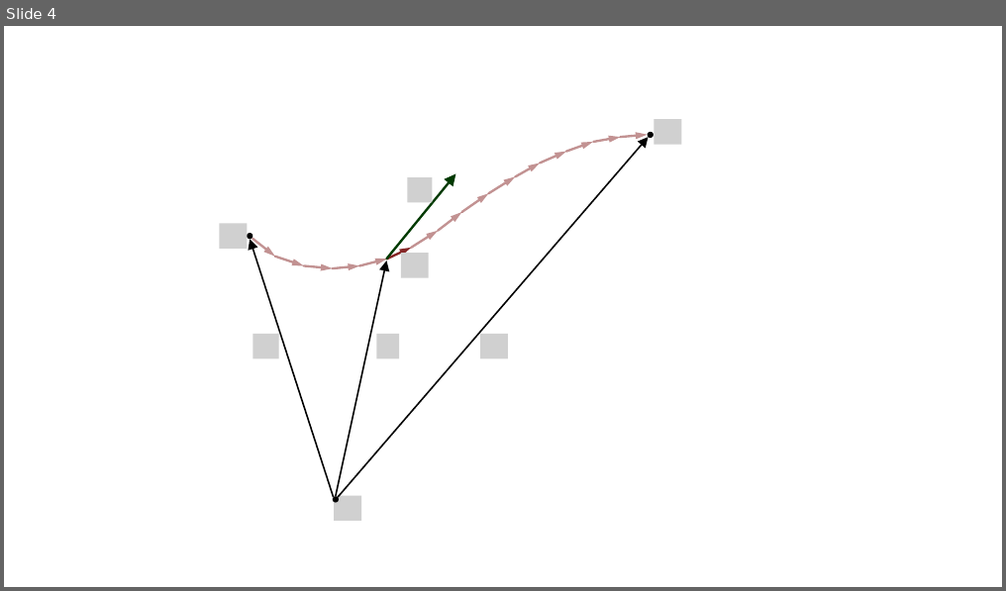
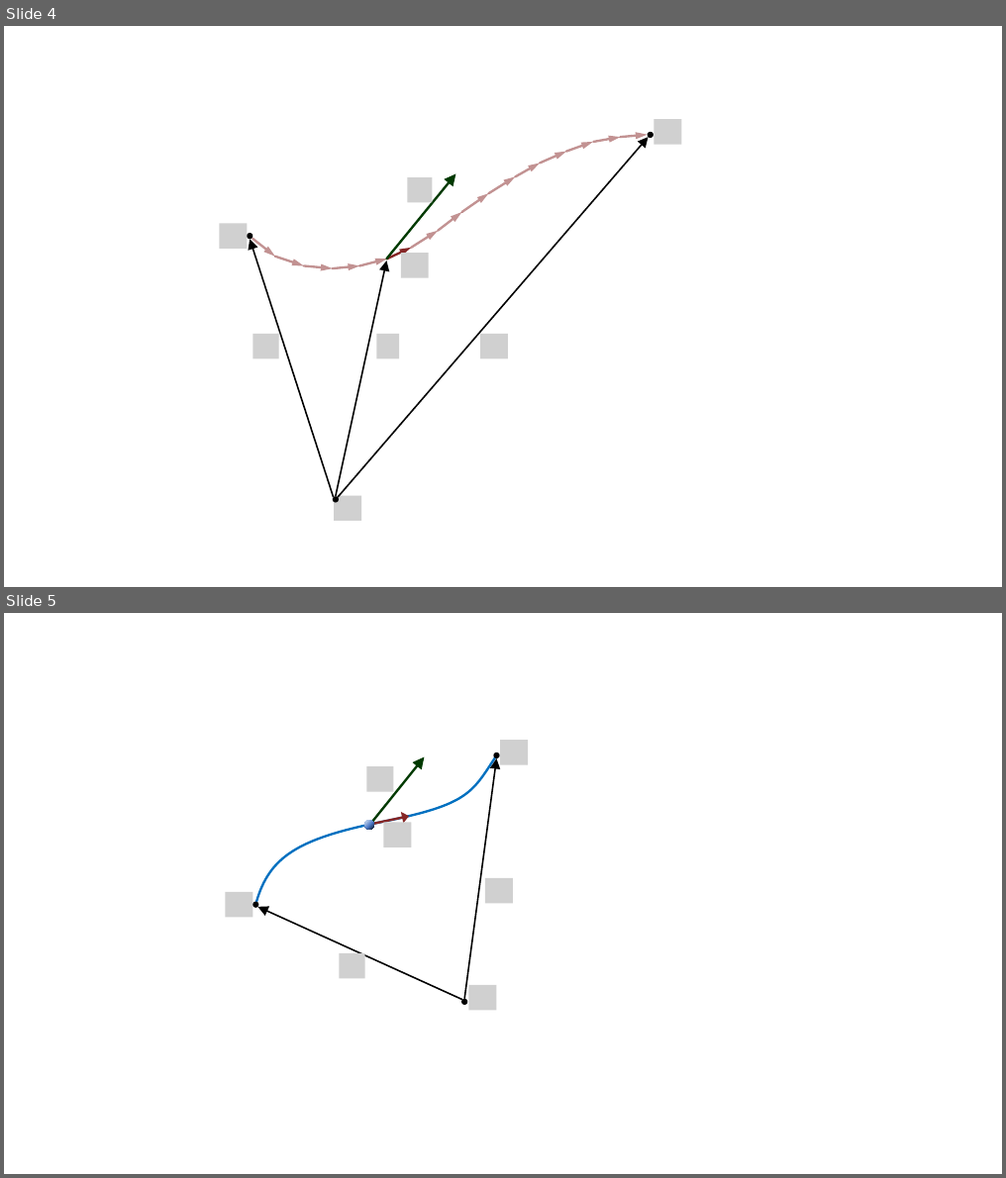
Before and after one commit to pararover/PHY01MJMN01R04_Mechanics, a slide deck: U2-Work-and-Energy/figures/all-figs.pptx. Shown one above the other, each under a label of ours: slide 4 before the commit, slides 4 and 5 after it. The pictures are 1006x591 and 1006x1178 pixels, drawn with LibreOffice and Linux fonts; fonts in the diff are those of the drawing; grey boxes stand for pictures. Boxes give left, top, right and bottom in pixels: in the first picture for what was removed or moved away, otherwise in the second. Text is boxed around its words. In the diff, an @@ line names an element or a change of style, - is before the commit and + after.

```diff
--- a/U2-Work-and-Energy/figures/all-figs.pptx
+++ b/U2-Work-and-Energy/figures/all-figs.pptx
@@ slide 5 added at [4, 613, 1002, 1174], background #FFFFFF @@
@@ freeform shape added at [256, 758, 495, 902], outline #0070C0 2.25 pt @@
@@ arrow added from (370, 825) to (424, 758), #003A00 2.25 pt @@
@@ arrow added from (464, 999) to (497, 759), #000000 1.5 pt @@
@@ ellipse added at [494, 753, 500, 759], fill #000000 @@
@@ picture added at [500, 740, 528, 765] @@
@@ picture added at [367, 766, 394, 792] @@
@@ ellipse added at [364, 820, 374, 830], fill gradient #DEEBF7 to #4D79C7 to #080E1A @@
@@ arrow added from (370, 824) to (409, 816), #862626 2.25 pt @@
@@ picture added at [383, 823, 411, 848] @@
@@ picture added at [485, 878, 513, 903] @@
@@ picture added at [226, 892, 253, 918] @@
@@ ellipse added at [252, 902, 258, 908], fill #000000 @@
@@ arrow added from (462, 1000) to (257, 907), #000000 1.5 pt @@
@@ picture added at [340, 954, 365, 979] @@
@@ picture added at [469, 985, 497, 1011] @@
@@ ellipse added at [461, 999, 467, 1005], fill #000000 @@
```
Also in this commit, not shown: 4 other files.
